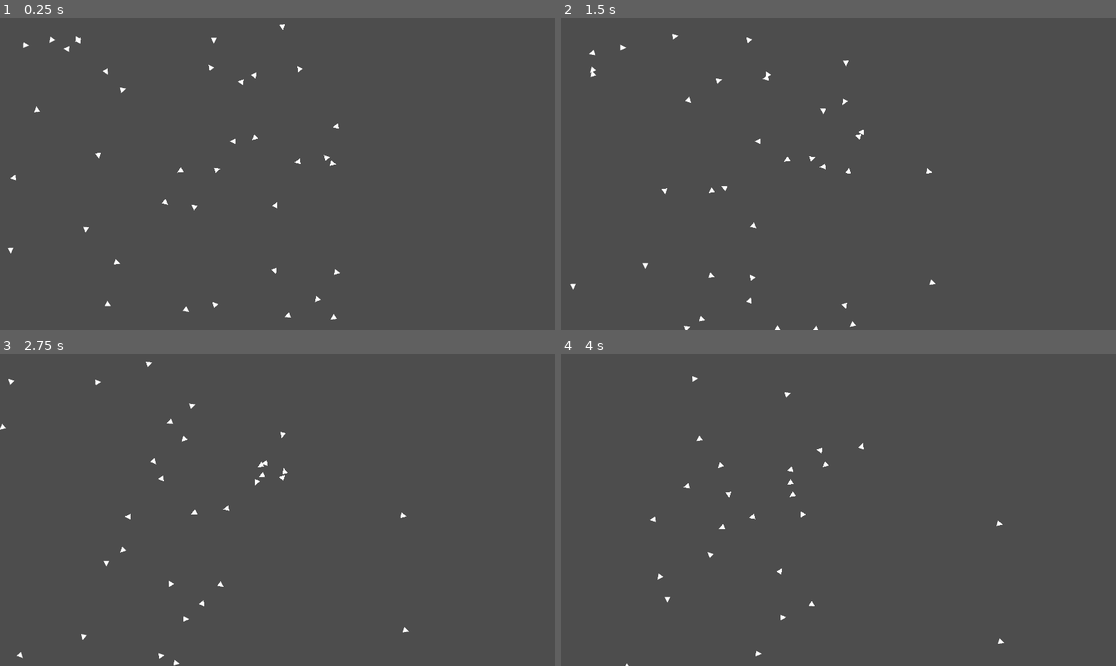
Above: before the commit, frames 1-4 (two rows, left to right).
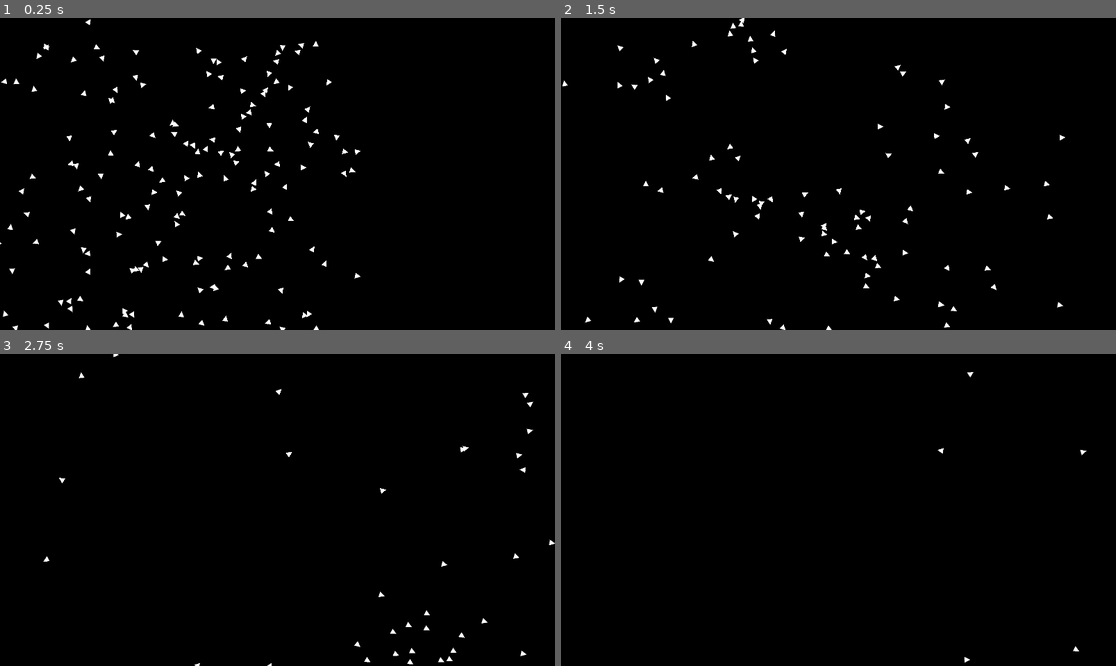
Above: after the commit, the same moments.

Repository: Sub1111/boids
Game: Godot game, scene res://2d/main_2d.tscn
Two runs of this game, one before a commit and one after it. Both use one fixed random seed, a clock stepped at 60 frames per second and the inputs below.
Inputs:
- Up to frame 1 (0.25 s): no input
- Up to frame 2 (1.5 s): no input
- Up to frame 3 (2.75 s): no input
- Up to frame 4 (4 s): no input

The runs differ from the first frame. In frame 1, 100% of the frame differs, in the area x 0-100%, y 0-100%; in frame 2, 100%; in frame 3, 100%; in frame 4, 100%.

Commit message:
Not working colision avoidance 3

Diff:
--- a/2d/borders.gd
+++ b/2d/borders.gd
@@ -10,24 +10,21 @@
 
 
 func _on_top_area_entered(area: Area2D) -> void:
-	return
 	var fish: Node2D = area.get_parent()
-	fish.position.y += 1250
+	fish.position.y += 20
 
 
 func _on_bottom_area_entered(area: Area2D) -> void:
-	return
 	var fish: Node2D = area.get_parent()
-	fish.position.y -= 1250
+	fish.position.y -= 20
 
 
 func _on_left_area_entered(area: Area2D) -> void:
-	return
 	var fish: Node2D = area.get_parent()
-	fish.position.x += 2050
+	fish.position.x += 20
 
 
 func _on_right_area_entered(area: Area2D) -> void:
 	return
 	var fish: Node2D = area.get_parent()
-	fish.position.x -= 2050
+	fish.position.x -= 20
--- a/2d/fish_2d.gd
+++ b/2d/fish_2d.gd
@@ -7,7 +7,7 @@
 var alignment_strength = 1.0
 var cohesion_strength = 1.0
 
-const max_speed := 5.0
+const max_speed := 20.0
 const min_speed := 3.0
 const max_steer_force := max_speed / 3.
 const forward_acceleration: float = max_speed / 2.
@@ -50,7 +50,6 @@
 		acceleration += calculate_cohesion_force()
 
 	if is_heading_for_colision():
-		acceleration = Vector2.ZERO
 		acceleration += calculate_colision_avoid_force()
 
 	velocity += acceleration
@@ -112,7 +111,7 @@
 func calculate_colision_avoid_force() -> Vector2:
 	var dist: float = (position - ray.get_collision_point()).length()
 	var dist_strength = 1 / (dist + 1)
-	return get_colision_avoid_dir() * max_steer_force * colision_avoid_strength * dist_strength
+	return ray.get_collision_normal() * max_steer_force * colision_avoid_strength * dist_strength
 
 #================================================================================
 # Flock forces
--- a/2d/main_2d.gd
+++ b/2d/main_2d.gd
@@ -1,11 +1,11 @@
 extends Node2D
 
-@export var fish_amount := 40
+@export var fish_amount := 160
 var fish_instance = preload("res://2d/fish_2d.tscn")
 var fish_main_node: Node2D
 
 func _ready() -> void:
-	fish_main_node = get_child(1)
+	fish_main_node = get_child(2)
 	for i in range(fish_amount):
 		var pos: Vector2 = Vector2(randi_range(10, 1200), randi_range(10, 1200))
 		var rot: float = randf_range(0, 360)
--- a/2d/main_2d.tscn
+++ b/2d/main_2d.tscn
@@ -1,7 +1,9 @@
-[gd_scene load_steps=6 format=3 uid="uid://7q2oq1fhrgkl"]
+[gd_scene load_steps=7 format=3 uid="uid://7q2oq1fhrgkl"]
 
 [ext_resource type="Script" path="res://2d/main_2d.gd" id="1_wobmm"]
 [ext_resource type="Script" path="res://2d/borders.gd" id="2_iw3ms"]
+
+[sub_resource type="QuadMesh" id="QuadMesh_yfgox"]
 
 [sub_resource type="RectangleShape2D" id="RectangleShape2D_tuxdb"]
 size = Vector2(2104, 82)
@@ -13,6 +15,12 @@
 
 [node name="main2D" type="Node2D"]
 script = ExtResource("1_wobmm")
+
+[node name="MeshInstance2D" type="MeshInstance2D" parent="."]
+modulate = Color(0, 0, 0, 1)
+position = Vector2(1011.5, 463)
+scale = Vector2(3843, 2524)
+mesh = SubResource("QuadMesh_yfgox")
 
 [node name="Camera2D" type="Camera2D" parent="."]
 position = Vector2(964, 545)
